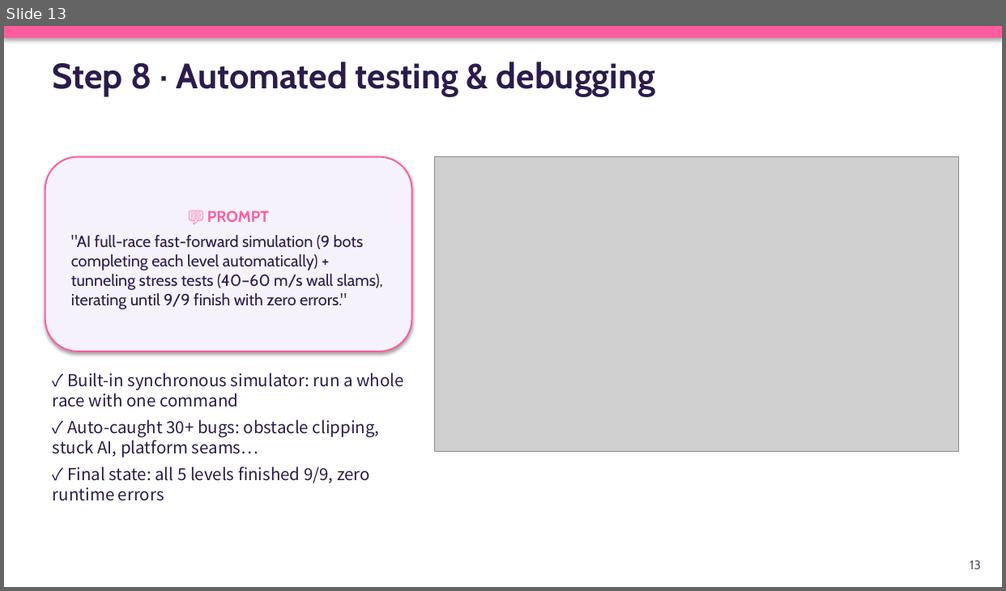
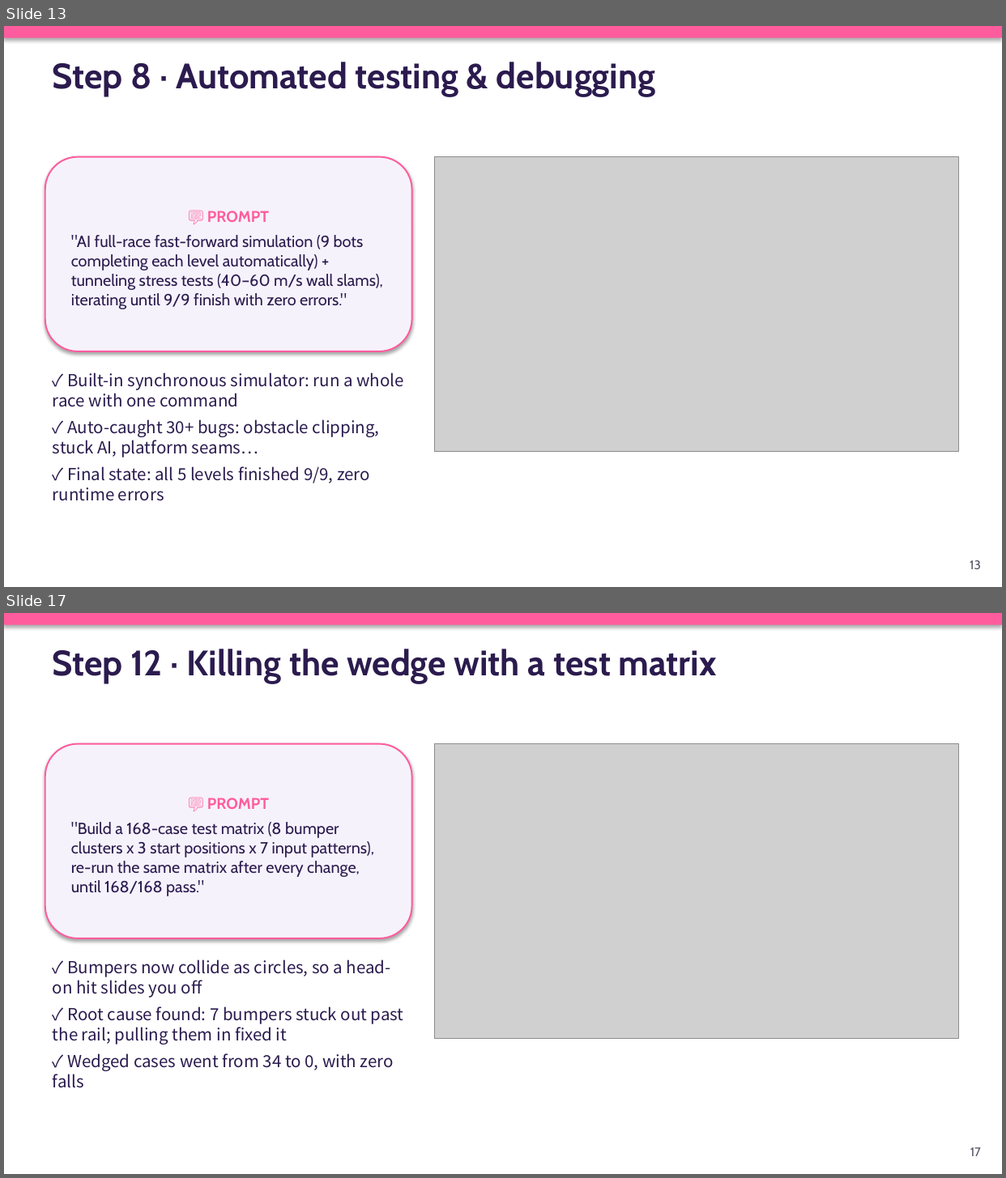
Before and after one commit to chengkaho98-svg/Mini3Dgame, a slide deck: AI_Game_Development_Playbook_EN.pptx. Shown one above the other, each under a label of ours: slide 13 before the commit, slides 13 and 17 after it; the slides between them are not shown. The pictures are 1006x591 and 1006x1178 pixels, drawn with LibreOffice and Linux fonts; fonts in the diff are those of the drawing; grey boxes stand for pictures. Boxes give left, top, right and bottom in pixels: in the first picture for what was removed or moved away, otherwise in the second. Text is boxed around its words. In the diff, an @@ line names an element or a change of style, - is before the commit and + after.

Commit message:
Fix edge-bumper wedge; cheaper split post FX; fairer win%; Playbook extended to 20 slides (ZH+EN)
Bumpers (E1)
- Root cause of the remaining 34 wedged cases: 7 bumpers stuck out past the
  road rail, so a player clamped on the rail touched the ball's outer face and
  the round push-out pinned them against the wall. Pulled them in so the ball
  edge sits ~0.3m inside the rail.
- Same 168-case matrix (8 clusters x 3 starts x 7 inputs): 134/168 -> 168/168,
  0 wedged, 0 falls. Average bumps through a cluster dropped (L1 c2: 9.5 -> 2.3).

Split-screen post FX (corrects an earlier claim)
- Measured properly with GPU sync: 4-view split with SSAO on every view was
  15.8ms, not the 60 FPS reported before. SSAO now runs only with up to 2
  views; 3-4 views keep bloom. 4-way split: 10.4ms (96 FPS on RTX 5070 Ti).

Win% (analytics.js)
- Softmax temperature now widens early and tightens late: mid-race nobody
  reads 0% (was 5 of 8 racers at 0% seconds after the start).
- Once someone has finished first, still-running racers can no longer show
  100% (only the winner keeps it).

Playbook: +5 steps (game feel, lighting/materials, outlines+split post FX,
test matrix, win% + local-LLM commentator), + analytics architecture diagram,
refreshed results. 14 -> 20 slides, ZH and EN. Visual gate 20/20 on both.
Step 9 and Step 12 reuse earlier screenshots.

Verified: bumper matrix 168/168; all 5 levels 9/9 bots; zero runtime errors.

```diff
--- a/AI_Game_Development_Playbook_EN.pptx
+++ b/AI_Game_Development_Playbook_EN.pptx
@@ slide 17 added at (4, 613, 1002, 1174), background #FFFFFF @@
@@ rectangle added at (4, 613, 1002, 625), fill #FF5C9D @@
@@ text added at (53, 649, 717, 684), 34 pt, text #2B1B4E, bold @@
+Step 12 · Killing the wedge with a test matrix
@@ rounded rectangle added at (45, 744, 412, 939), fill #F6F2FC, outline #FF5C9D 1.5 pt, 15.5 pt, text #2B1B4E @@
+💬 PROMPT
+"Build a 168-case test matrix (8 bumper clusters x 3 start positions x 7 input patterns), re-run the same matrix after every change, until 168/168 pass."
@@ picture added at (434, 744, 958, 1039) @@
@@ text added at (53, 960, 404, 1088), 16 pt, text #2B1B4E @@
+✓ Bumpers now collide as circles, so a head-on hit slides you off
+✓ Root cause found: 7 bumpers stuck out past the rail; pulling them in fixed it
+✓ Wedged cases went from 34 to 0, with zero falls
@@ text added at (970, 1148, 981, 1157), 12 pt, text #555566 @@
+17
```
Also in this commit, not shown: 2 slides changed, 5 other slides added, 25 other files.
